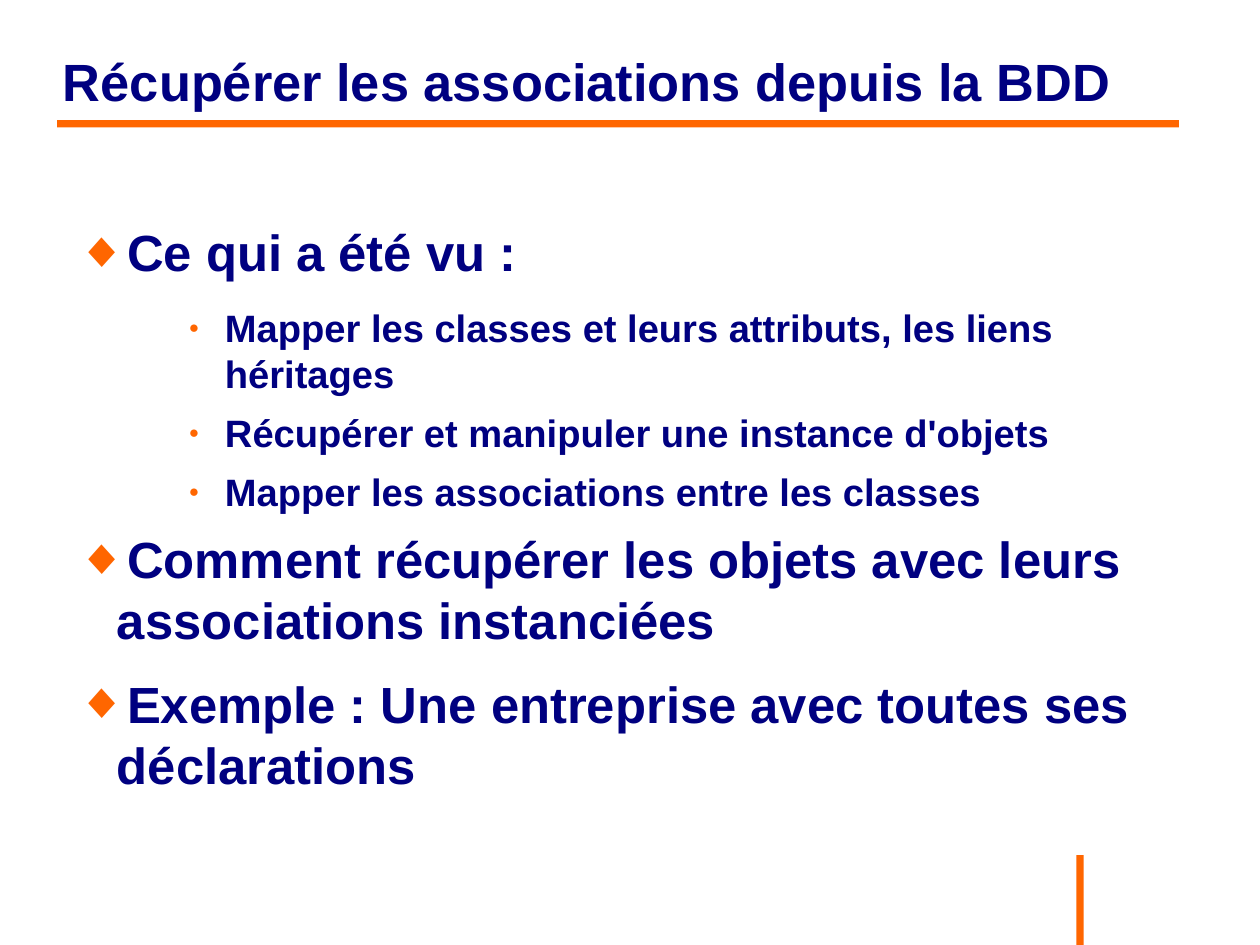
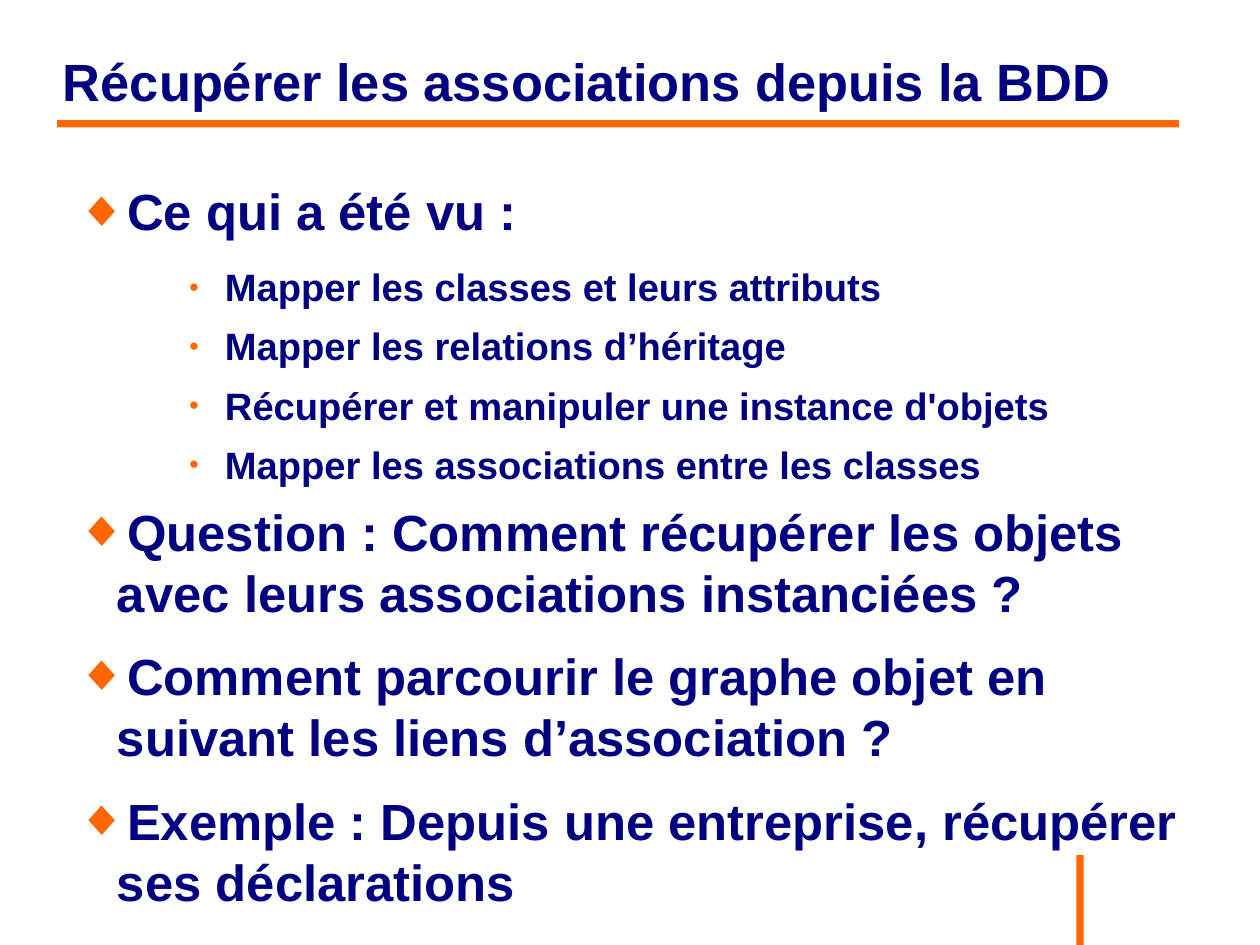
Before and after one commit to philphils/formation-hibernate-basique, a slide deck: slide 93 of Documentation/diapo_formation_hibernate.odp (slide 91 before the commit). Drawn at 1260x945 pixels with LibreOffice and Linux fonts; fonts in the diff are those of the drawing; background and template pictures are left out. Boxes give left, top, right and bottom in pixels: in the first picture for what was removed or moved away, otherwise in the second. Text is boxed around its words. In the diff, an @@ line names an element or a change of style, - is before the commit and + after.

```diff
--- a/Documentation/diapo_formation_hibernate.odp
+++ b/Documentation/diapo_formation_hibernate.odp
@@ text "Ce qui a été vu ...": place and size @@
-text "Ce qui a été vu ..." at [117,233,1129,785]
+text "Ce qui a été vu ..." at [117,192,1176,902]
@@ text at [225,273,881,368]: text changed @@
-    ● Mapper les classes et leurs attributs, les liens héritages
+    ● Mapper les classes et leurs attributs
+    ● Mapper les relations d’héritage
@@ text at [117,513,1176,902]: text changed @@
-◆ Comment récupérer les objets avec leurs associations instanciées
-◆ Exemple : Une entreprise avec toutes ses déclarations
+◆ Question : Comment récupérer les objets avec leurs associations instanciées ?
+◆ Comment parcourir le graphe objet en suivant les liens d’association ?
+◆ Exemple : Depuis une entreprise, récupérer ses déclarations
```
Also in this commit, not shown: 6 other slides changed, 6 slides added.
